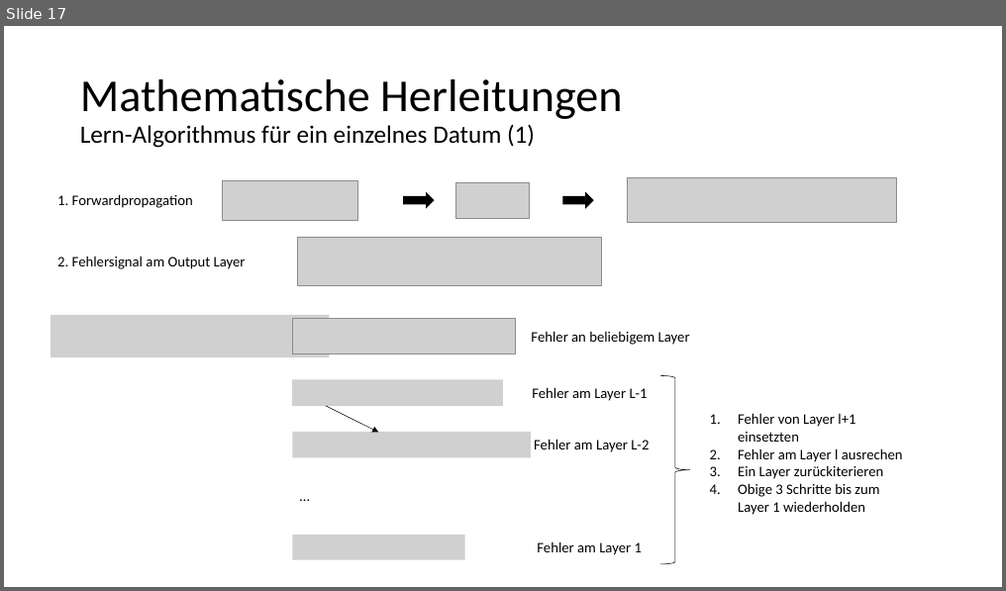
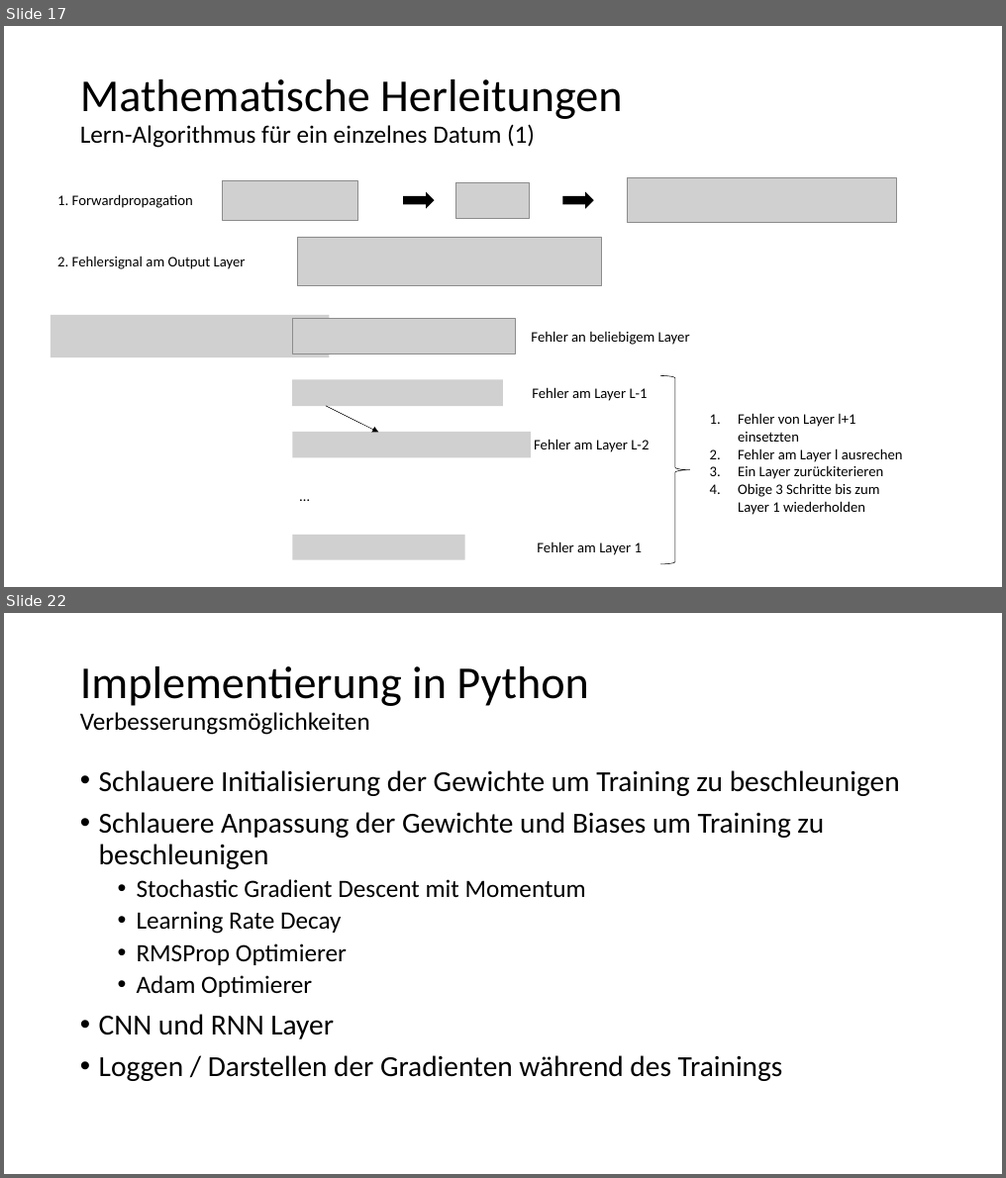
Before and after one commit to kevinsuedmersen/neural_networks_from_scratch, a slide deck: theory/submission/result_presentation.pptx. Shown one above the other, each under a label of ours: slide 17 before the commit, slides 17 and 22 after it; the slides between them are not shown. The pictures are 1006x591 and 1006x1178 pixels, drawn with LibreOffice and Linux fonts; fonts in the diff are those of the drawing; grey boxes stand for pictures. Boxes give left, top, right and bottom in pixels: in the first picture for what was removed or moved away, otherwise in the second. Text is boxed around its words. In the diff, an @@ line names an element or a change of style, - is before the commit and + after.

```diff
--- a/theory/submission/result_presentation.pptx
+++ b/theory/submission/result_presentation.pptx
@@ slide 22 added at [4, 613, 1002, 1174], background #FFFFFF @@
@@ title added at [80, 666, 588, 735], 24 pt, text #000000 @@
+Implementierung in Python
+Verbesserungsmöglichkeiten
@@ text added at [99, 770, 900, 1081], 28 pt, text #000000 @@
+• Schlauere Initialisierung der Gewichte um Training zu beschleunigen
+• Schlauere Anpassung der Gewichte und Biases um Training zu beschleunigen
+  • Stochastic Gradient Descent mit Momentum
+  • Learning Rate Decay
+  • RMSProp Optimierer
+  • Adam Optimierer
+• CNN und RNN Layer
+• Loggen / Darstellen der Gradienten während des Trainings
```
Also in this commit, not shown: 3 slides changed, 2 other slides added, 2 other files.
